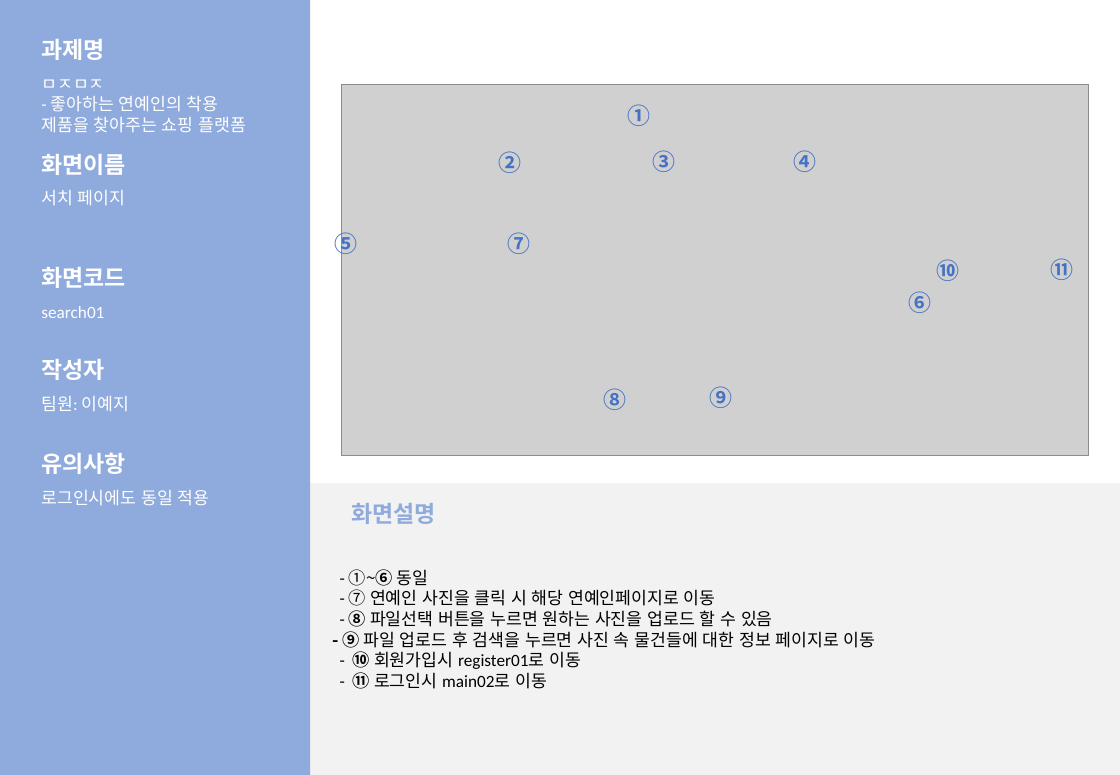
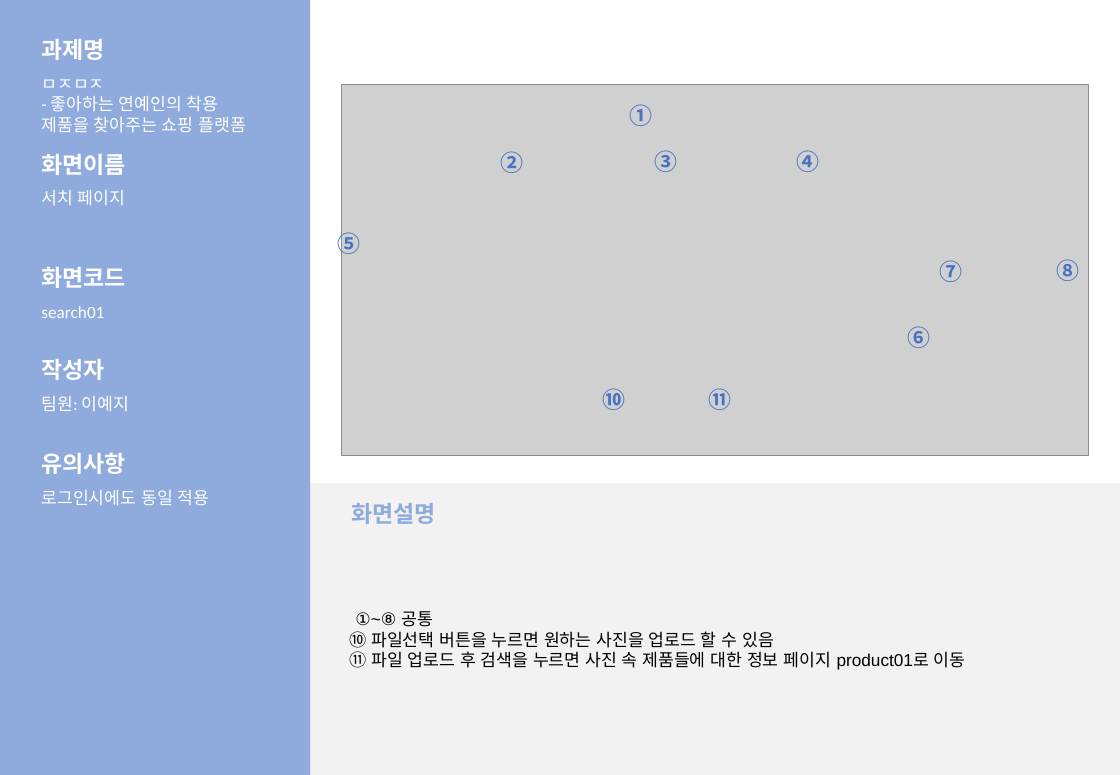
Before and after one commit to LeticiaKang/Project_Idol-Fandom-WebPlaform, a slide deck: slide 11 of 산출문서/화면설계서/화면설계서_서식(1조. HappyVirus) (2).pptx. Drawn at 1120x775 pixels with LibreOffice and Linux fonts; fonts in the diff are those of the drawing; grey boxes stand for pictures. Boxes give left, top, right and bottom in pixels: in the first picture for what was removed or moved away, otherwise in the second. Text is boxed around its words. In the diff, an @@ line names an element or a change of style, - is before the commit and + after.

```diff
--- a/산출문서/화면설계서/화면설계서_서식(1조. HappyVirus) (2).pptx
+++ b/산출문서/화면설계서/화면설계서_서식(1조. HappyVirus) (2).pptx
@@ text "⑦": place and size @@
-text "⑦" at [508, 232, 531, 254]
+text "⑦" at [940, 260, 963, 282]
@@ text "⑧": place and size @@
-text "⑧" at [603, 388, 626, 410]
+text "⑧" at [1056, 259, 1079, 281]
@@ text "⑥": place and size @@
-text "⑥" at [909, 291, 932, 313]
+text "⑥" at [907, 326, 930, 348]
@@ text "⑩": place and size @@
-text "⑩" at [936, 259, 959, 281]
+text "⑩" at [602, 388, 625, 410]
@@ text "⑪": place and size @@
-text "⑪" at [1051, 258, 1074, 280]
+text "⑪" at [708, 388, 731, 410]
@@ text removed at [710, 386, 733, 408] @@
-⑨
@@ text in rectangle at [349, 611, 966, 670]: text changed; font Calibri to Arial @@
-- ①~⑥ 동일
-- ⑦ 연예인 사진을 클릭 시 해당 연예인페이지로 이동
-- ⑧ 파일선택 버튼을 누르면 원하는 사진을 업로드 할 수 있음
-- ⑨ 파일 업로드 후 검색을 누르면 사진 속 물건들에 대한 정보 페이지로 이동
-- ⑩ 회원가입시 register01로 이동
-- ⑪ 로그인시 main02로 이동
+①~⑧ 공통
+⑩ 파일선택 버튼을 누르면 원하는 사진을 업로드 할 수 있음
+⑪ 파일 업로드 후 검색을 누르면 사진 속 제품들에 대한 정보 페이지 product01로 이동
```
Also in this commit, not shown: 12 other slides changed, 1 other file.
